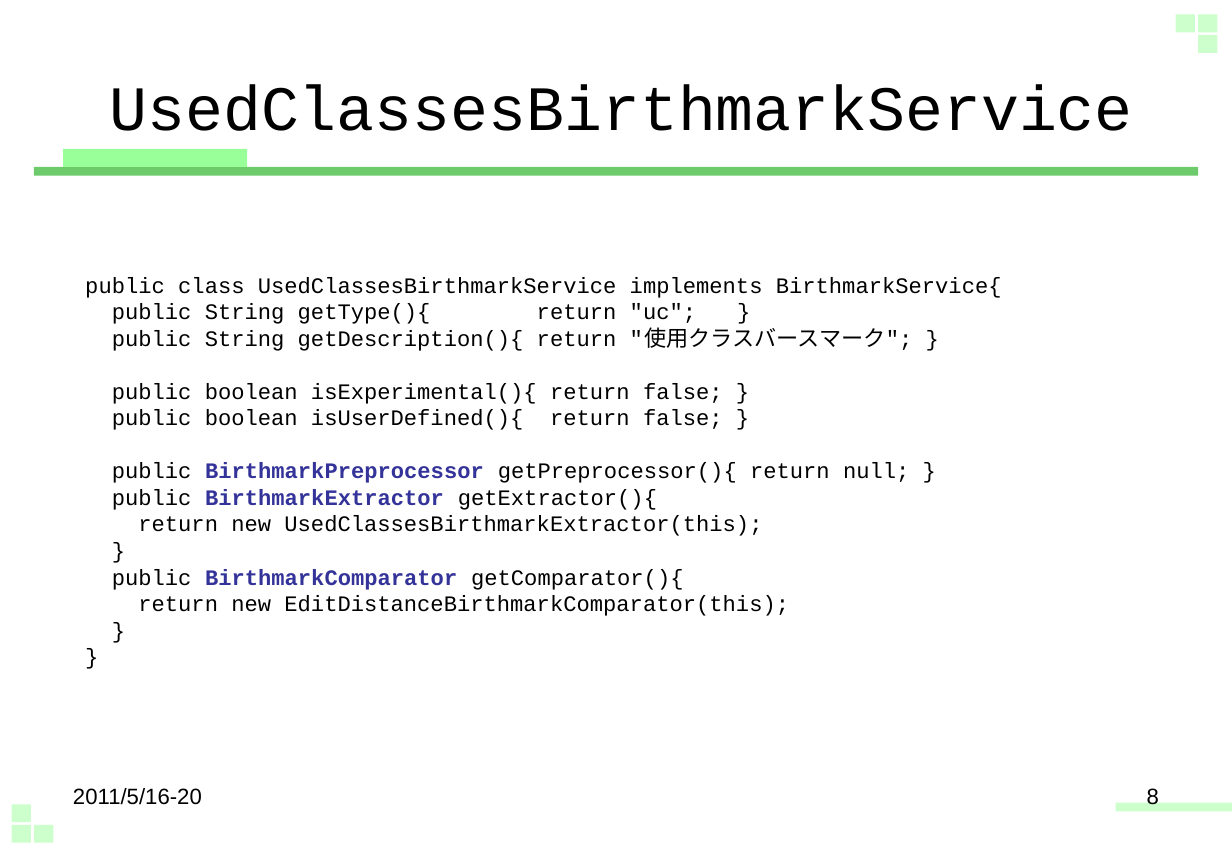
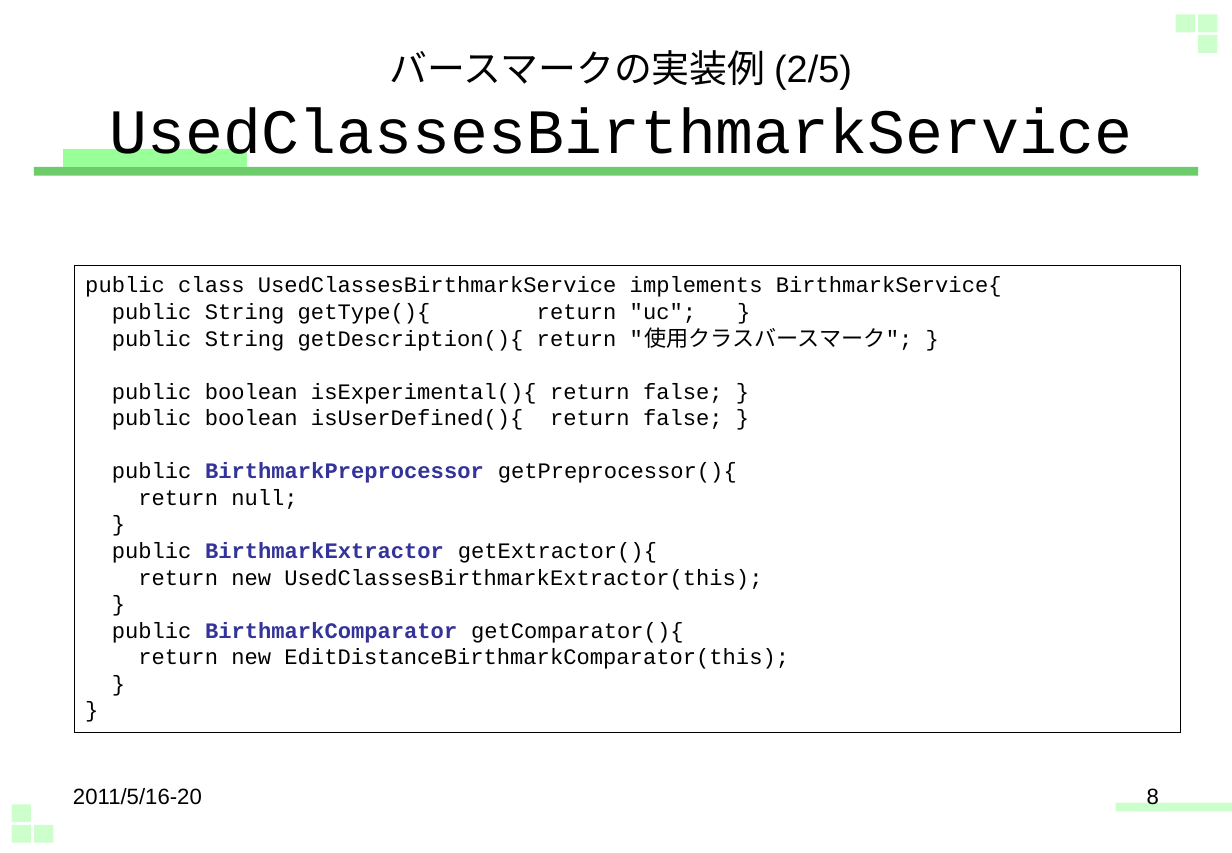
Before and after one commit to zz-fork-repository/jp-stigmata-core, a slide deck: slide 8 of src/docs/extends_stigmata.pptx. Drawn at 1232x853 pixels with LibreOffice and Linux fonts; fonts in the diff are those of the drawing. Boxes give left, top, right and bottom in pixels: in the first picture for what was removed or moved away, otherwise in the second. Text is boxed around its words. In the diff, an @@ line names an element or a change of style, - is before the commit and + after.

```diff
--- a/src/docs/extends_stigmata.pptx
+++ b/src/docs/extends_stigmata.pptx
@@ title at <box>110,50,1133,171</box>: text changed @@
-UsedClassesBirthmarkService
+バースマークの実装例 (2/5)
+UsedClassesBirthmarkService
@@ rectangle "public class UsedClassesBirthmarkService implements Birthmar ...": place and size @@
-rectangle "public class UsedClassesBirthmarkService implements Birthmar ..." at <box>85,277,1002,616</box>
+rectangle "public class UsedClassesBirthmarkService implements Birthmar ..." at <box>74,265,1181,733</box>
@@ rectangle "public class UsedClassesBirthmarkService implements Birthmar ..." at <box>74,265,1181,733</box>: outline none to #000000 0.75 pt @@
@@ text in rectangle at <box>112,462,737,509</box>: text changed @@
-public BirthmarkPreprocessor getPreprocessor(){ return null; }
+public BirthmarkPreprocessor getPreprocessor(){
+return null;
+}
```
Also in this commit, not shown: 7 other slides changed, 3 slides added, 2 other files.
